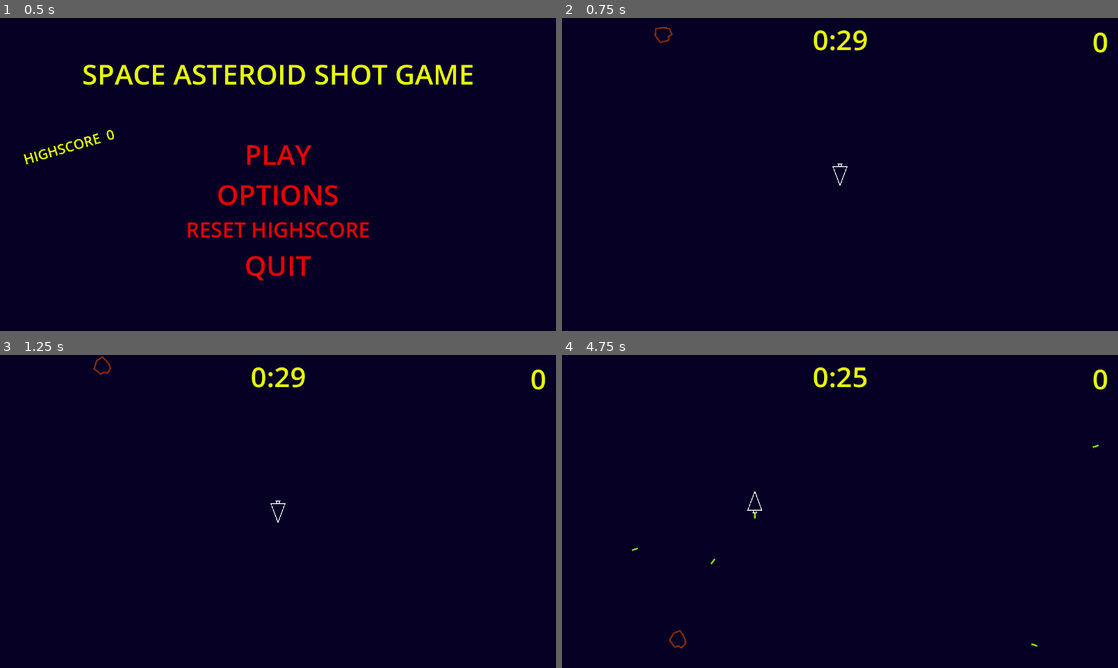
Above: before the commit, frames 1-4 (two rows, left to right).
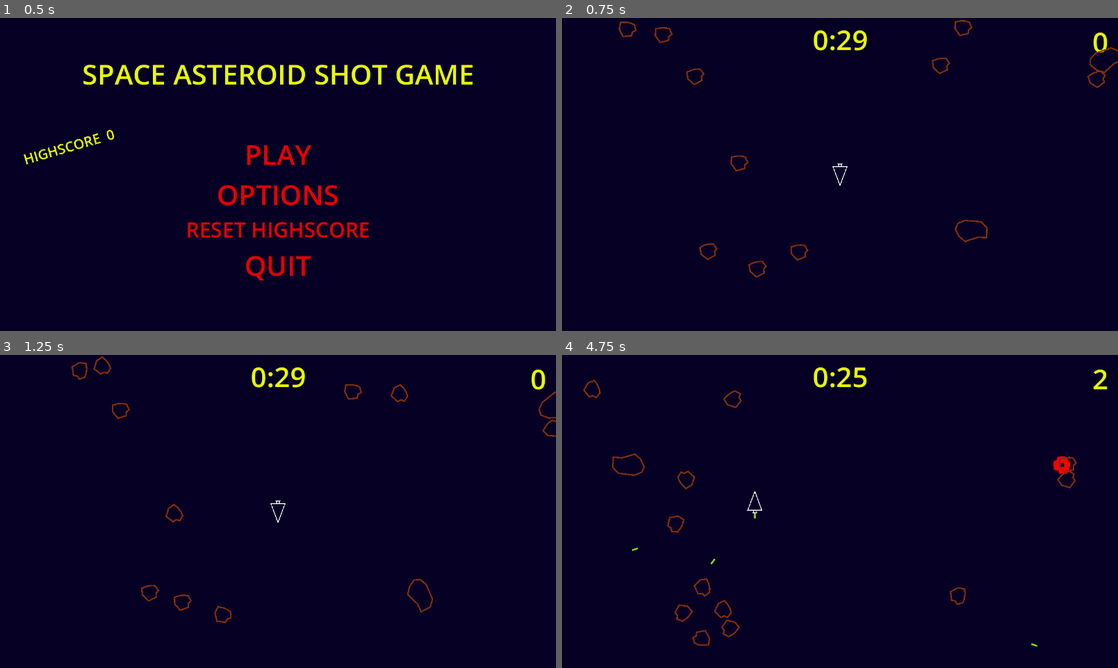
Above: after the commit, the same moments.

Repository: Ropusch/space_shoot_game
Game: Godot game, scene res://Main_scene/menu_scenes/start_menu.tscn
Two runs of this game, one before a commit and one after it. Both use one fixed random seed, a clock stepped at 60 frames per second and the inputs below. Sound files missing from this copy of the repository are replaced by a short silence.
Inputs:
- Up to frame 1 (0.5 s): no input
- Up to frame 2 (0.75 s): click "PLAY" at 0.5 s
- Up to frame 3 (1.25 s): no input
- Up to frame 4 (4.75 s): tap Enter at 1.25 s; hold D (RIGHT) 1.28-2.03 s; hold W (SHOT) 1.28-2.03 s; hold A (LEFT) 2.03-2.78 s; tap W (SHOT) at 2.1, 3.6 s; hold W (SHOT) 2.78-3.53 s; hold D (RIGHT) 2.78-4.28 s; hold A (LEFT) from 4.28 s (still down); hold W (SHOT) from 4.28 s (still down)

Frame 1 is identical in both runs. In frame 2, 0.6% of the frame differs, in the area x 10-100%, y 0-83%; in frame 3, 0.6%; in frame 4, 1.0%, in the area x 3-99%, y 4-94%.

Commit message:
1.0 version finished

Diff:
--- a/Main_scene/asteroid_manager.gd
+++ b/Main_scene/asteroid_manager.gd
@@ -22,7 +22,6 @@
 
 func _ready() -> void:
 	start_level(cur_level)
-
 
 func start_level(level):
 	wave_cleared_label.hide()
--- a/Main_scene/main.tscn
+++ b/Main_scene/main.tscn
@@ -32,7 +32,7 @@
 [node name="Asteroid_manager" type="Node" parent="." groups=["asteroid_manager"]]
 process_mode = 1
 script = ExtResource("3_d8e2q")
-LEVELS = Array[Vector3i]([Vector3i(1, 0, 0), Vector3i(2, 0, 0)])
+LEVELS = Array[Vector3i]([Vector3i(10, 2, 0), Vector3i(8, 6, 0), Vector3i(6, 5, 3), Vector3i(2, 8, 4), Vector3i(25, 0, 0), Vector3i(3, 10, 6), Vector3i(5, 7, 5), Vector3i(6, 4, 3), Vector3i(5, 0, 7), Vector3i(0, 15, 0), Vector3i(5, 5, 4), Vector3i(10, 2, 4), Vector3i(7, 3, 4), Vector3i(8, 8, 0), Vector3i(0, 0, 10)])
 
 [node name="wave_timer" type="Timer" parent="."]
 process_mode = 1
